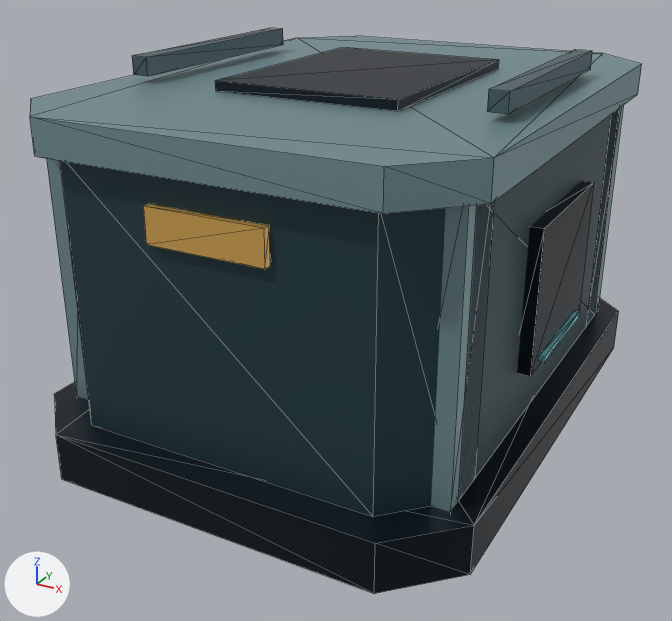
A saved change to the glTF model assets/settlement-industry/lod1/cassette_d0_lod1.glb.
Before and after are seen from a camera (50 mm lens) standing at (1.55, -3.05, 1.85) and looking at (-0.04, -0.16, 0.4). The lights are fixed; the arrows at lower left show +X, +Y and +Z. The first picture is the older version. Mesh edges are drawn as thin lines. Where no turn or scale is listed for an object, it has been applied to the vertices. Vertices at exactly the same position are counted once.

The first picture shows 'CASSETTE_SHELL' and 1 more.
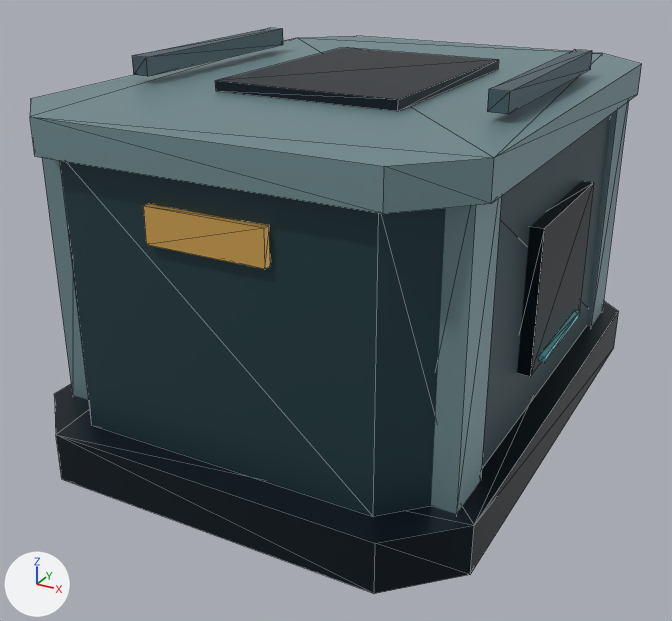
Patch to the scene script:
```diff
--- a/assets/settlement-industry/lod1/cassette_d0_lod1.glb.py
+++ b/assets/settlement-industry/lod1/cassette_d0_lod1.glb.py
@@ me_mesh_1 @@
 me_mesh_1.from_pydata(...)  # 120 vertices, 192 faces; spans x -0.82..0.82, y -1.1..1.1, z 0.0..1.35
 # used by ob_cassette_shell; location = (0.0, 0.0, 0.0)
-me_mesh_1.vertices[72].co = (-0.63, -0.45, 1.29)  # pixel (147, 76)
-me_mesh_1.vertices[73].co = (-0.63, 0.45, 1.29)  # pixel (283, 44)
-me_mesh_1.vertices[74].co = (-0.63, -0.45, 1.35)  # pixel (146, 57)
-me_mesh_1.vertices[75].co = (-0.63, 0.45, 1.35)  # pixel (282, 28)
-me_mesh_1.vertices[76].co = (-0.69, -0.45, 1.35)  # pixel (131, 55)
-me_mesh_1.vertices[77].co = (-0.69, 0.45, 1.35)  # pixel (270, 27)
-me_mesh_1.vertices[78].co = (-0.69, -0.45, 1.29)  # pixel (133, 74)
-me_mesh_1.vertices[79].co = (-0.69, 0.45, 1.29)
-me_mesh_1.vertices[88].co = (0.74, 0.66, 1.23)
-me_mesh_1.vertices[89].co = (0.74, 0.66, 0.17)
-me_mesh_1.vertices[90].co = (0.74, 0.86, 1.23)
-me_mesh_1.vertices[91].co = (0.74, 0.86, 0.17)
-me_mesh_1.vertices[92].co = (0.58, 0.86, 1.23)
-me_mesh_1.vertices[93].co = (0.58, 0.86, 0.17)
-me_mesh_1.vertices[94].co = (0.58, 0.66, 1.23)
-me_mesh_1.vertices[95].co = (0.58, 0.66, 0.17)
+# me_mesh_1 part 1: the loose piece of 8 vertices spanning x -0.74..-0.58, y -0.86..-0.66, z 0.17..1.23 is moved by (-0.02, 0.0, 0.0)
+# me_mesh_1 part 2: the loose piece of 8 vertices spanning x 0.58..0.74, y -0.86..-0.66, z 0.17..1.23 is moved by (0.02, 1.52, 0.0)
+# me_mesh_1 part 3
+me_mesh_1.vertices[72].co = (0.76, -0.86, 1.23)
+me_mesh_1.vertices[73].co = (0.76, -0.86, 0.17)
+me_mesh_1.vertices[74].co = (0.76, -0.66, 1.23)
+me_mesh_1.vertices[75].co = (0.76, -0.66, 0.17)
+me_mesh_1.vertices[76].co = (0.6, -0.66, 1.23)
+me_mesh_1.vertices[77].co = (0.6, -0.66, 0.17)
+me_mesh_1.vertices[78].co = (0.6, -0.86, 1.23)
+me_mesh_1.vertices[79].co = (0.6, -0.86, 0.17)
+# me_mesh_1 part 4
+me_mesh_1.vertices[88].co = (-0.63, -0.45, 1.29)  # pixel (147, 76)
+me_mesh_1.vertices[89].co = (-0.63, 0.45, 1.29)  # pixel (283, 44)
+me_mesh_1.vertices[90].co = (-0.63, -0.45, 1.35)  # pixel (146, 57)
+me_mesh_1.vertices[91].co = (-0.63, 0.45, 1.35)  # pixel (282, 28)
+me_mesh_1.vertices[92].co = (-0.69, -0.45, 1.35)  # pixel (131, 55)
+me_mesh_1.vertices[93].co = (-0.69, 0.45, 1.35)  # pixel (270, 27)
+me_mesh_1.vertices[94].co = (-0.69, -0.45, 1.29)  # pixel (133, 74)
+me_mesh_1.vertices[95].co = (-0.69, 0.45, 1.29)
+# me_mesh_1 part 5: 12 faces centred in x -0.69..-0.63, y -0.45..0.45, z 1.29..1.35 are repainted in the vertex colours; the middle colour goes from dark cyan #536a72 to greyish cyan #819fa5
+# me_mesh_1 part 6: 12 faces centred in x 0.58..0.74, y 0.66..0.86, z 0.17..1.23 are repainted in the vertex colours; the middle colour goes from greyish cyan #819fa5 to dark cyan #536a72
 me_mesh_1.materials.append(mat_corporate_slate)
```

Changed parts and their boxes [x1, y1, x2, y2] in the pictures (672 x 621 px; the box of a moved part takes in the faces that stretch with it):
part 1 of me_mesh_1, moved or reshaped
    before: [46, 158, 89, 400]
    after: [42, 158, 89, 400]
part 2 of me_mesh_1, moved or reshaped
    before: [431, 202, 494, 512]
    after: [586, 101, 629, 327]
part 3 of me_mesh_1, moved or reshaped
    before: [132, 28, 283, 76]
    after: [431, 196, 502, 514]
part 4 of me_mesh_1, moved or reshaped
    before: [587, 106, 623, 324]
    after: [132, 28, 283, 76]
part 5 of me_mesh_1, recoloured
    before: [132, 28, 283, 76]
    after: [448, 196, 502, 514]
part 6 of me_mesh_1, recoloured
    before: [587, 106, 623, 324]
    after: [132, 28, 283, 76]
